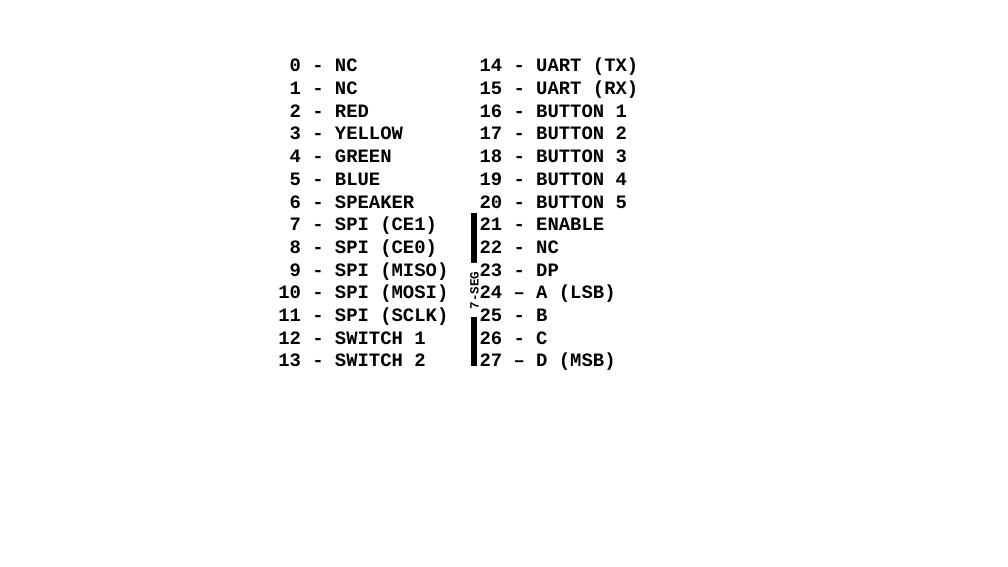
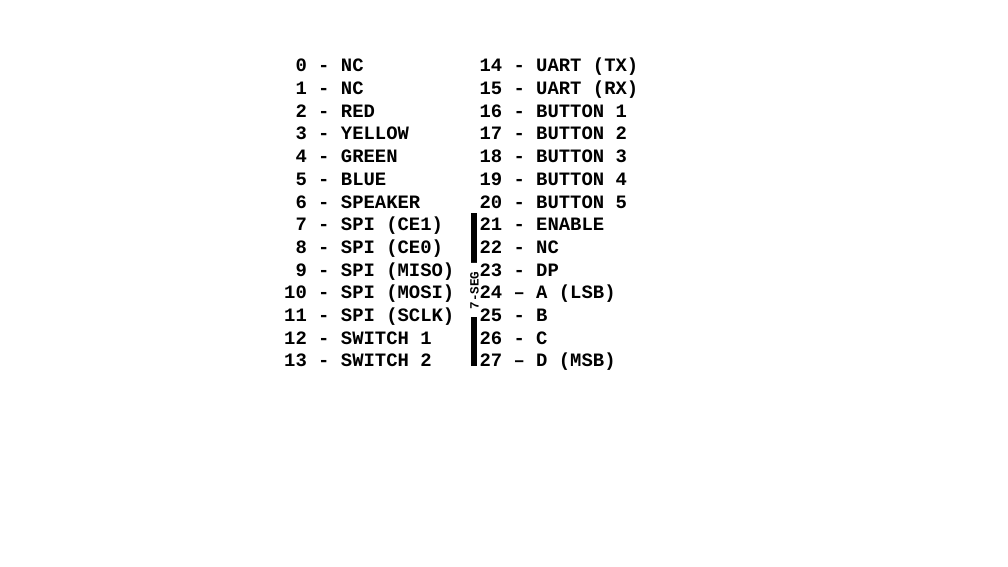
Before and after one commit to vilhelmen/accessory_board, a slide deck: slide 1 of images.pptx. Drawn at 1008x567 pixels with LibreOffice and Linux fonts; fonts in the diff are those of the drawing. Boxes give left, top, right and bottom in pixels: in the first picture for what was removed or moved away, otherwise in the second. Text is boxed around its words. In the diff, an @@ line names an element or a change of style, - is before the commit and + after.

```diff
--- a/images.pptx
+++ b/images.pptx
@@ text "0 - NC": place and size @@
-text "0 - NC" at bbox=[278, 58, 448, 367]
+text "0 - NC" at bbox=[284, 58, 454, 367]
```
Also in this commit, not shown: 1 other slide changed, 3 other files.
